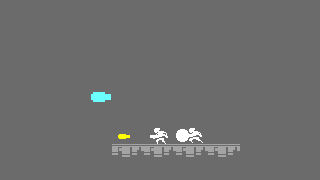
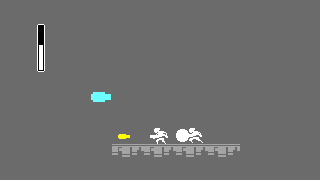
Layered file, before and after one edit (320 x 180). Changes by layer:
painted on "gun" over [37, 24, 45, 72]
